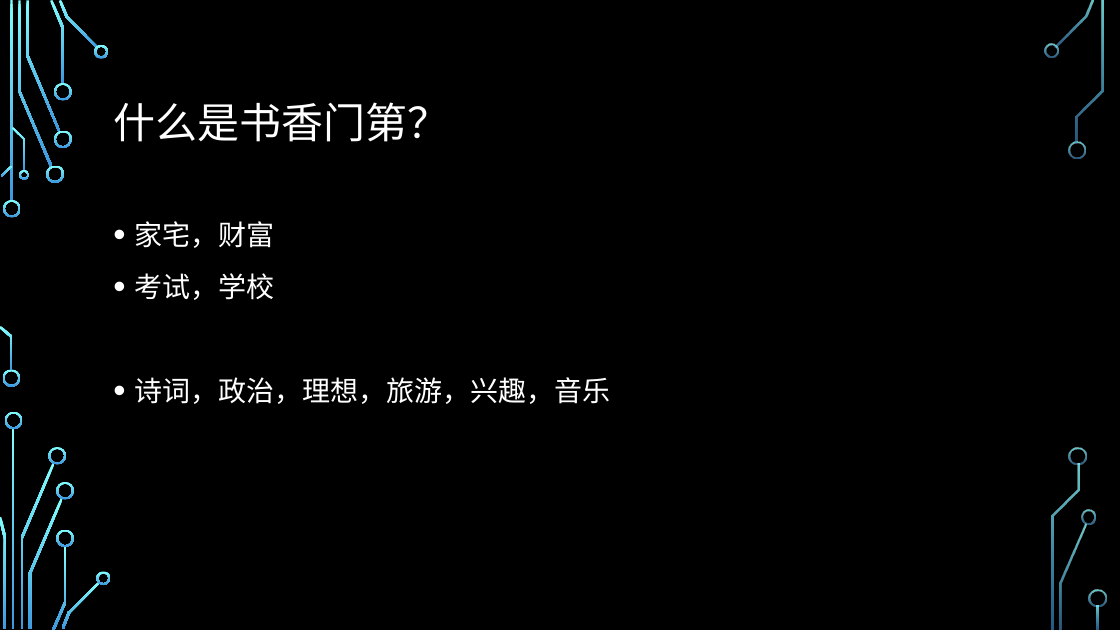
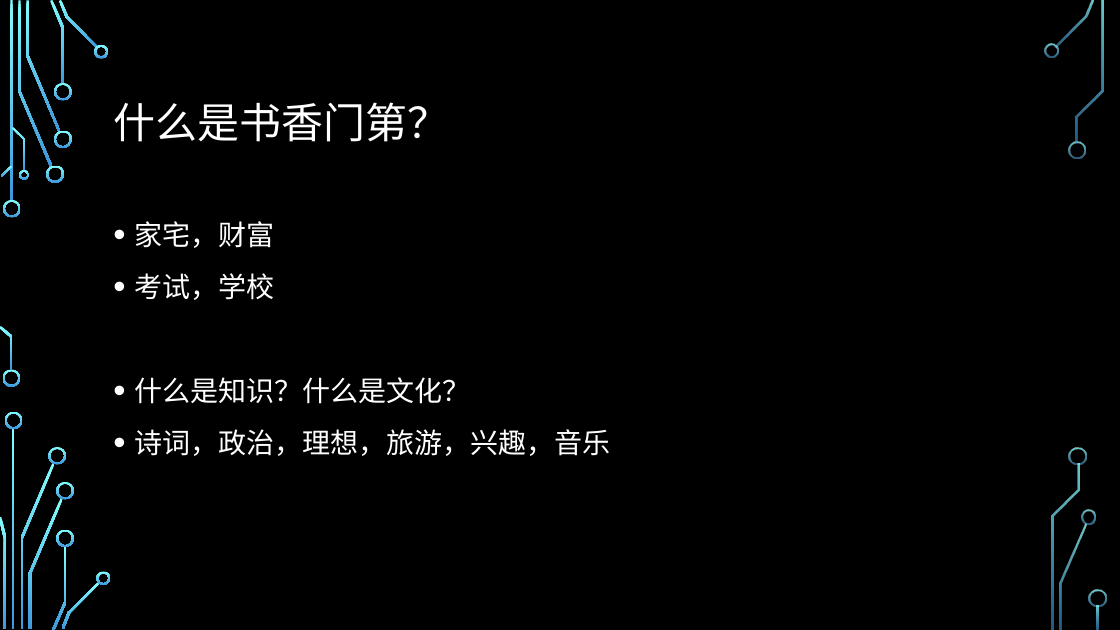
Before and after one commit to WeileiZeng/middle-school-study-plan, a slide deck: slide 2 of shizitang/shizitang.pptx. Drawn at 1120x630 pixels with LibreOffice and Linux fonts; fonts in the diff are those of the drawing; background and template pictures are left out. Boxes give left, top, right and bottom in pixels: in the first picture for what was removed or moved away, otherwise in the second. Text is boxed around its words. In the diff, an @@ line names an element or a change of style, - is before the commit and + after.

```diff
--- a/shizitang/shizitang.pptx
+++ b/shizitang/shizitang.pptx
@@ text at bbox=[134, 377, 470, 404]: paragraph added @@
+• 什么是知识？什么是文化？
```
Also in this commit, not shown: 3 other slides changed, 3 slides added, 1 slide removed, 1 other file.
